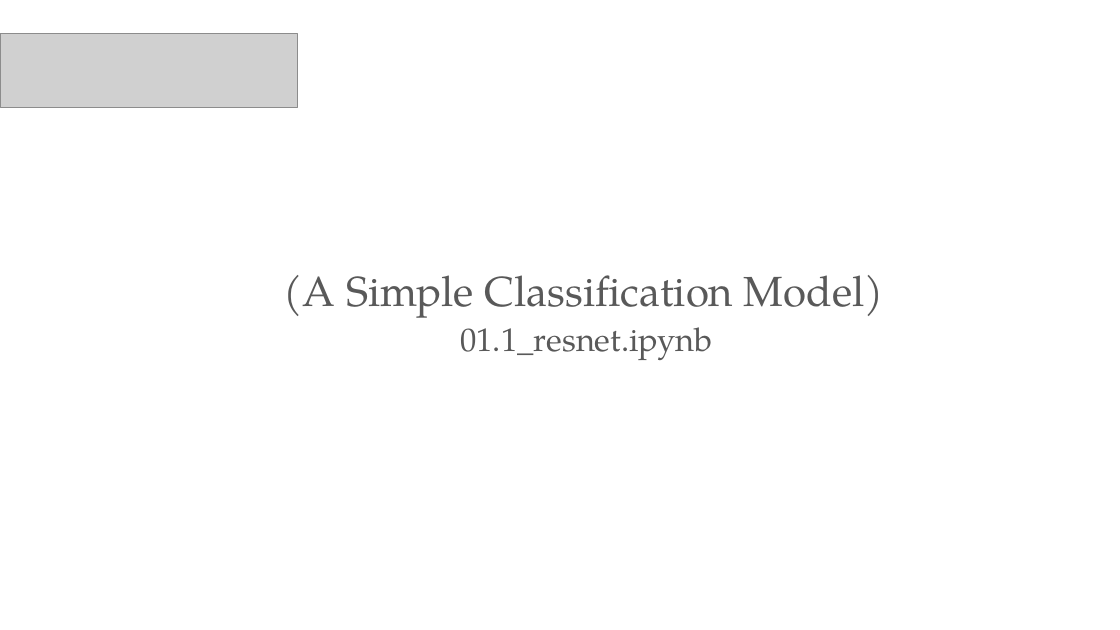
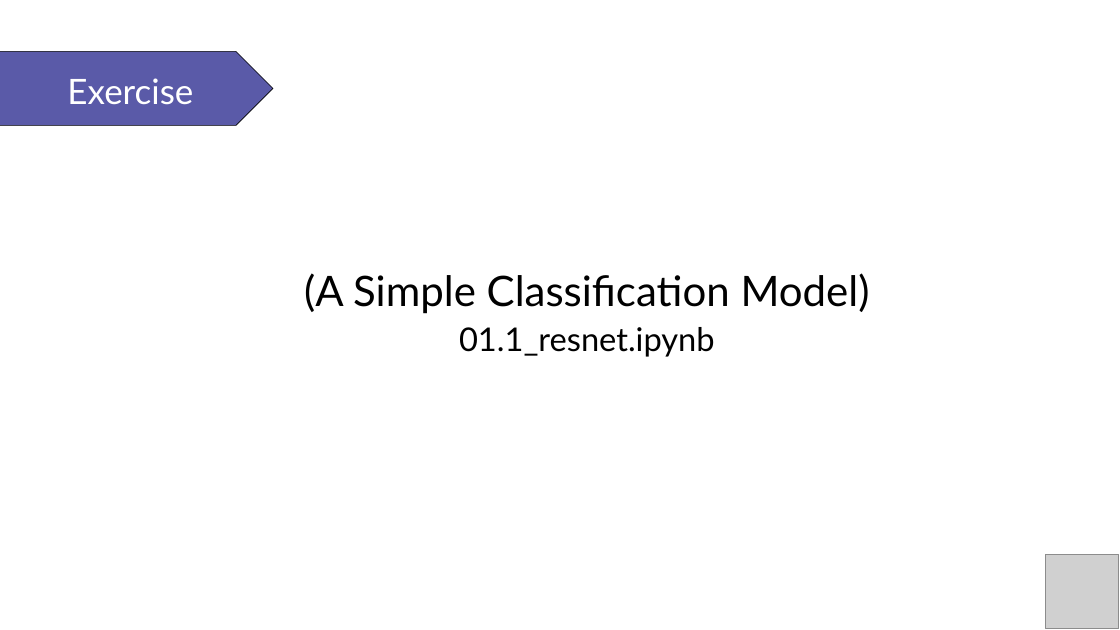
Before and after one commit to PracticumAI/deep_learning, a slide deck: slide 10 of presentations/01_deep_learn_intro.pptx (slide 11 before the commit). Drawn at 1120x630 pixels with LibreOffice and Linux fonts; fonts in the diff are those of the drawing; grey boxes stand for pictures. Boxes give left, top, right and bottom in pixels: in the first picture for what was removed or moved away, otherwise in the second. Text is boxed around its words. In the diff, an @@ line names an element or a change of style, - is before the commit and + after.

```diff
--- a/presentations/01_deep_learn_intro.pptx
+++ b/presentations/01_deep_learn_intro.pptx
@@ picture removed at [0,34,297,108] @@
@@ pentagon arrow added at [0,51,273,125], fill #5A5AA8, outline #000000 0.5 pt @@
@@ text added at [67,78,193,105], 30 pt, text #FFFFFF @@
+Exercise
@@ text "(A Simple Classification Model) 01.1_resnet.ipynb" at [304,273,870,357]: font TeX Gyre Pagella to Lato, text colour #595959 to #000000 @@
@@ picture added at [1045,555,1119,629] @@
```
Also in this commit, not shown: 15 other slides changed, 2 slides added, 6 slides removed, 3 other files.
